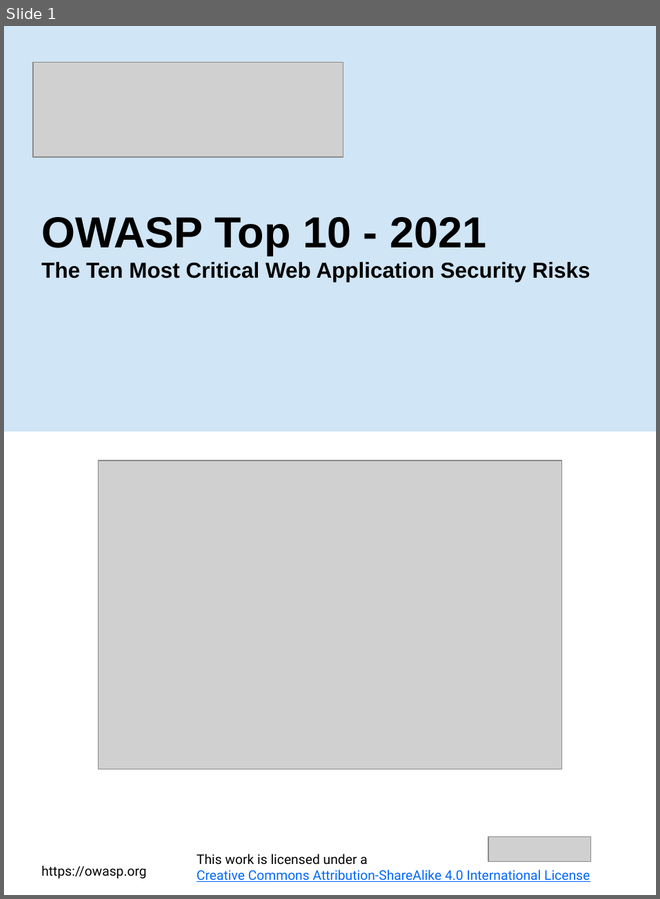
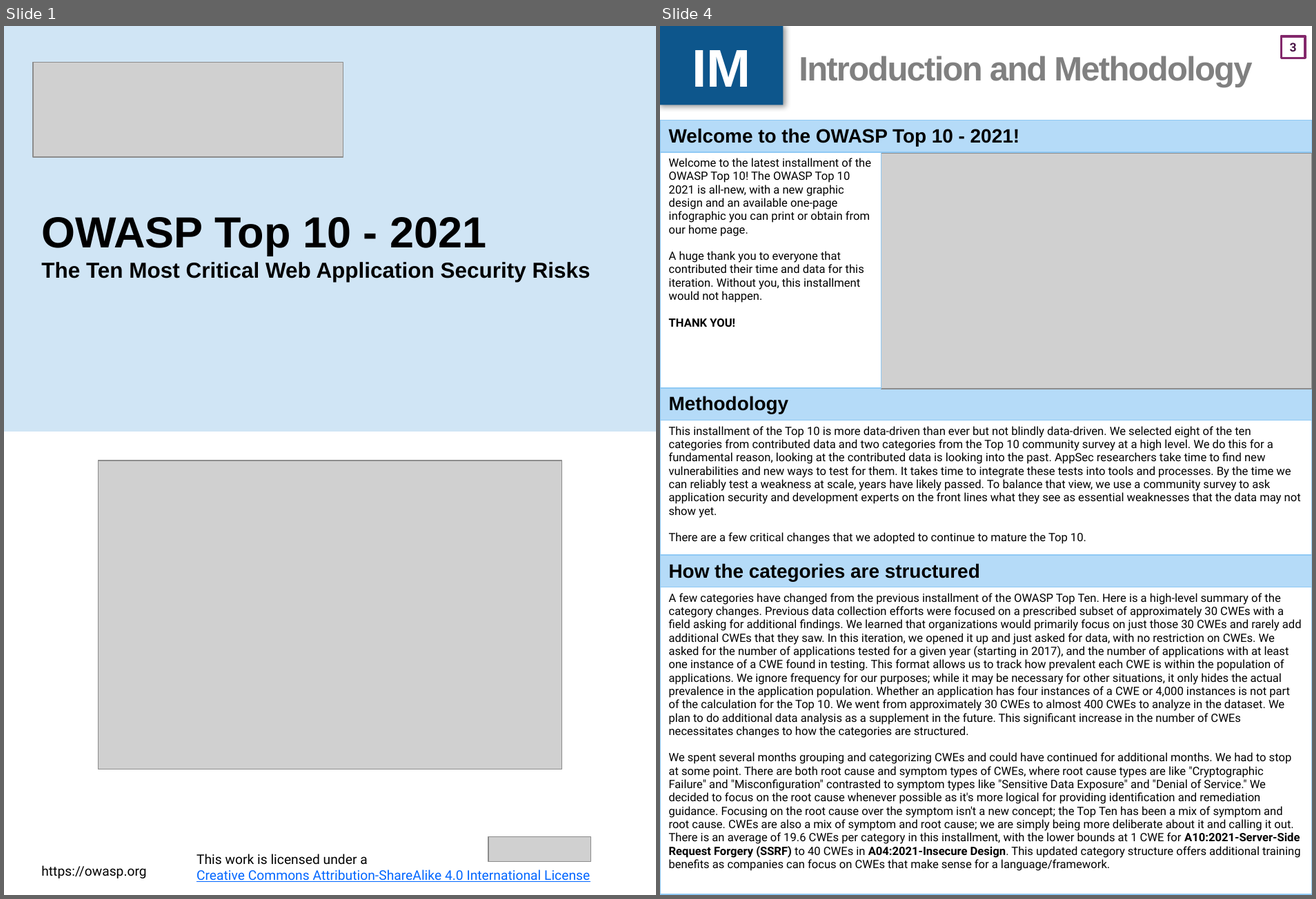
Before and after one commit to OWASP/Top10, a slide deck: 2021/docs/OWASP Top 10-2021 (en).pptx. Shown side by side, each under a label of ours: slide 1 before the commit, slides 1 and 4 after it; the slides between them are not shown. The pictures are 660x899 and 1316x899 pixels, drawn with LibreOffice and Linux fonts; fonts in the diff are those of the drawing; grey boxes stand for pictures. Boxes give left, top, right and bottom in pixels: in the first picture for what was removed or moved away, otherwise in the second. Text is boxed around its words. In the diff, an @@ line names an element or a change of style, - is before the commit and + after.

```diff
--- a/2021/docs/OWASP Top 10-2021 (en).pptx
+++ b/2021/docs/OWASP Top 10-2021 (en).pptx
@@ slide 4 added at [660, 26, 1312, 895], background #FFFFFF @@
@@ text added at [660, 26, 784, 105], fill #0D558C, 44 pt, text #FFFFFF, bold @@
+IM
@@ page number added at [1282, 36, 1306, 58], fill #FFFFFF, outline #83276B 2 pt, 10 pt, text #4A1647, bold @@
+3
@@ title added at [799, 56, 1252, 87], 28 pt, text #808080, bold @@
+Introduction and Methodology
@@ table added at [660, 120, 1312, 895], 2 rows, 1 columns @@
+Welcome to the OWASP Top 10 - 2021!
+
@@ table added at [660, 152, 881, 388], 1 rows, 1 columns @@
+Welcome to the latest installment of the OWASP Top 10! The OWASP Top 10 2021 is all-new, with a new graphic design and an available one-page infographic you can print or obtain from our home page. A huge thank you to everyone that contributed their time and data for this iteration. Without you, this installment would not happen. THANK YOU!
@@ picture added at [881, 154, 1312, 390] @@
@@ table added at [660, 388, 1312, 555], 2 rows, 1 columns @@
+Methodology
+This installment of the Top 10 is more data-driven than ever but not blindly data-driven. We selected eight of the ten categories from contributed data and two categories from the Top 10 community survey at a high level. We do this for a fundamental reason, looking at the contributed data is looking into the past. AppSec researchers take time to find new vulnerabilities and new ways to test for them. It takes time to integrate these tests into tools and processes. By the time we can reliably test a weakness at scale, years have likely passed. To balance that view, we use a community survey to ask application security and development experts on the front lines what they see as essential weaknesses that the data may not show yet. There are a few critical changes that we adopted to continue to mature the Top 10.
@@ table added at [660, 555, 1312, 895], 2 rows, 1 columns @@
+How the categories are structured
+A few categories have changed from the previous installment of the OWASP Top Ten. Here is a high-level summary of the category changes. Previous data collection efforts were focused on a prescribed subset of approximately 30 CWEs with a field asking for additional findings. We learned that organizations would primarily focus on just those 30 CWEs and rarely add additional CWEs that they saw. In this iteration, we opened it up and just asked for data, with no restriction on CWEs. We asked for the number of applications tested for a given year (starting in 2017), and the number of applications with at least one instance of a CWE found in testing. This format allows us to track how prevalent each CWE is within the population of applications. We ignore frequency for our purposes; while it may be necessary for other situations, it only hides the actual prevalence in the application population. Whether an application has four instances of a CWE or 4,000 instances is not part of the calculation for the Top 10. We went from approximately 30 CWEs to almost 400 CWEs to analyze in the dataset. We plan to do additional data analysis as a supplement in the future. This significant increase in the number of CWEs necessitates changes to how the categories are structured. We spent several months grouping and categorizing CWEs and could have continued for additional months. We had to stop at some point. There are both root cause and symptom types of CWEs, where root cause types are like "Cryptographic Failure" and "Misconfiguration" contrasted to symptom types like "Sensitive Data Exposure" and "Denial of Service." We decided to focus on the root cause whenever possible as it's more logical for providing identification and remediation guidance. Focusing on the root cause over the symptom isn't a new concept; the Top Ten has been a mix of symptom and root cause. CWEs are also a mix of symptom and root cause; we are simply being more deliberate about it and calling it out. There is an average of 19.6 CWEs per category in this installment, with the lower bounds at 1 CWE for A10:2021-Server-Side Request Forgery (SSRF) to 40 CWEs in A04:2021-Insecure Design. This updated category structure offers additional training benefits as companies can focus on CWEs that make sense for a language/framework.
```
Also in this commit, not shown: 5 slides changed, 1 other slide added, 1 slide removed, 1 other file.
